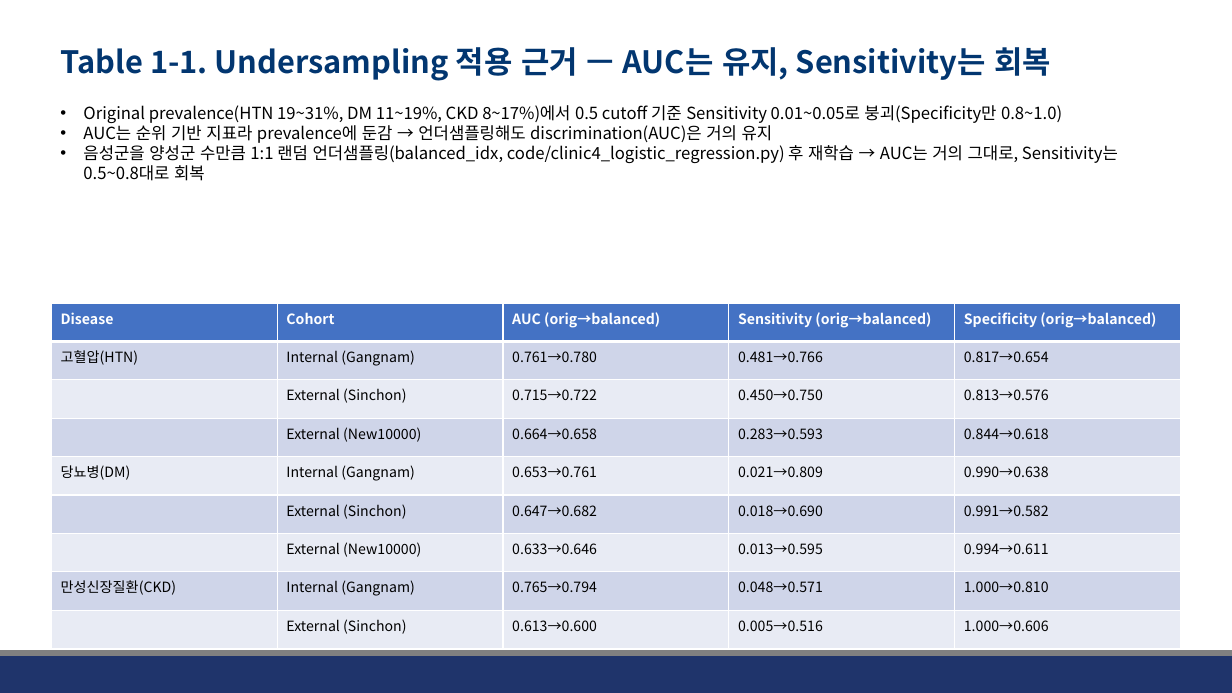
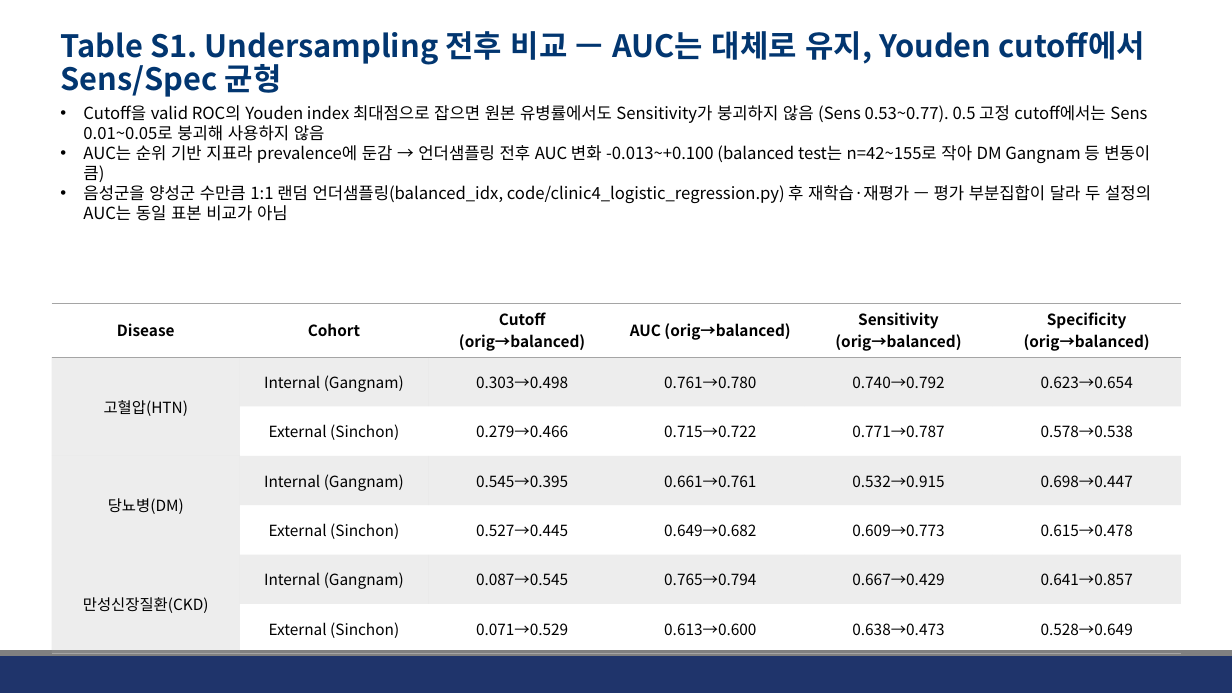
Before and after one commit to JHWannabe/Clinical_Study, a slide deck: slide 13 of docs/261002.pptx (slide 4 before the commit). Drawn at 1232x693 pixels with LibreOffice and Linux fonts; fonts in the diff are those of the drawing; background and template pictures are left out. Boxes give left, top, right and bottom in pixels: in the first picture for what was removed or moved away, otherwise in the second. Text is boxed around its words. In the diff, an @@ line names an element or a change of style, - is before the commit and + after.

```diff
--- a/docs/261002.pptx
+++ b/docs/261002.pptx
@@ title at bbox=[61, 31, 1145, 97]: text changed @@
-Table 1-1. Undersampling 적용 근거 — AUC는 유지, Sensitivity는 회복
+Table S1. Undersampling 전후 비교 — AUC는 대체로 유지, Youden cutoff에서 Sens/Spec 균형
@@ text at bbox=[83, 105, 1151, 221]: text changed @@
-• Original prevalence(HTN 19~31%, DM 11~19%, CKD 8~17%)에서 0.5 cutoff 기준 Sensitivity 0.01~0.05로 붕괴(Specificity만 0.8~1.0)
-• AUC는 순위 기반 지표라 prevalence에 둔감 → 언더샘플링해도 discrimination(AUC)은 거의 유지
-• 음성군을 양성군 수만큼 1:1 랜덤 언더샘플링(balanced_idx, code/clinic4_logistic_regression.py) 후 재학습 → AUC는 거의 그대로, Sensitivity는 0.5~0.8대로 회복
+• Cutoff을 valid ROC의 Youden index 최대점으로 잡으면 원본 유병률에서도 Sensitivity가 붕괴하지 않음 (Sens 0.53~0.77). 0.5 고정 cutoff에서는 Sens 0.01~0.05로 붕괴해 사용하지 않음
+• AUC는 순위 기반 지표라 prevalence에 둔감 → 언더샘플링 전후 AUC 변화 -0.013~+0.100 (balanced test는 n=42~155로 작아 DM Gangnam 등 변동이 큼)
+• 음성군을 양성군 수만큼 1:1 랜덤 언더샘플링(balanced_idx, code/clinic4_logistic_regression.py) 후 재학습·재평가 — 평가 부분집합이 달라 두 설정의 AUC는 동일 표본 비교가 아님
@@ table at bbox=[52, 303, 1183, 649] @@
-Disease | Cohort | AUC (orig→balanced) | Sensitivity (orig→balanced) | Specificity (orig→balanced)
-고혈압(HTN) | Internal (Gangnam) | 0.761→0.780 | 0.481→0.766 | 0.817→0.654
- | External (Sinchon) | 0.715→0.722 | 0.450→0.750 | 0.813→0.576
- | External (New10000) | 0.664→0.658 | 0.283→0.593 | 0.844→0.618
-당뇨병(DM) | Internal (Gangnam) | 0.653→0.761 | 0.021→0.809 | 0.990→0.638
- | External (Sinchon) | 0.647→0.682 | 0.018→0.690 | 0.991→0.582
- | External (New10000) | 0.633→0.646 | 0.013→0.595 | 0.994→0.611
-만성신장질환(CKD) | Internal (Gangnam) | 0.765→0.794 | 0.048→0.571 | 1.000→0.810
- | External (Sinchon) | 0.613→0.600 | 0.005→0.516 | 1.000→0.606
+Disease | Cohort | Cutoff (orig→balanced) | AUC (orig→balanced) | Sensitivity (orig→balanced) | Specificity (orig→balanced)
+고혈압(HTN) | Internal (Gangnam) | 0.303→0.498 | 0.761→0.780 | 0.740→0.792 | 0.623→0.654
+ | External (Sinchon) | 0.279→0.466 | 0.715→0.722 | 0.771→0.787 | 0.578→0.538
+당뇨병(DM) | Internal (Gangnam) | 0.545→0.395 | 0.661→0.761 | 0.532→0.915 | 0.698→0.447
+ | External (Sinchon) | 0.527→0.445 | 0.649→0.682 | 0.609→0.773 | 0.615→0.478
+만성신장질환(CKD) | Internal (Gangnam) | 0.087→0.545 | 0.765→0.794 | 0.667→0.429 | 0.641→0.857
+ | External (Sinchon) | 0.071→0.529 | 0.613→0.600 | 0.638→0.473 | 0.528→0.649
@@ table: place and size @@
-table at bbox=[52, 303, 1179, 649]
+table at bbox=[52, 303, 1183, 649]
```
Also in this commit, not shown: 10 other slides changed, 6 slides added, 42 other files.
